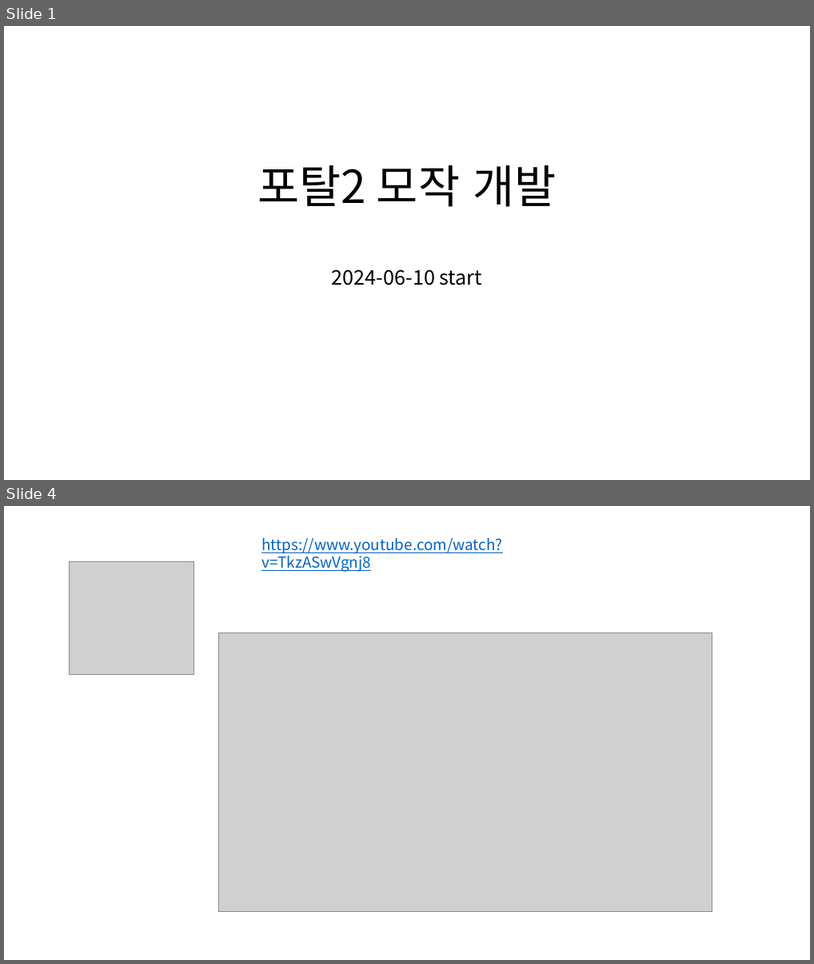
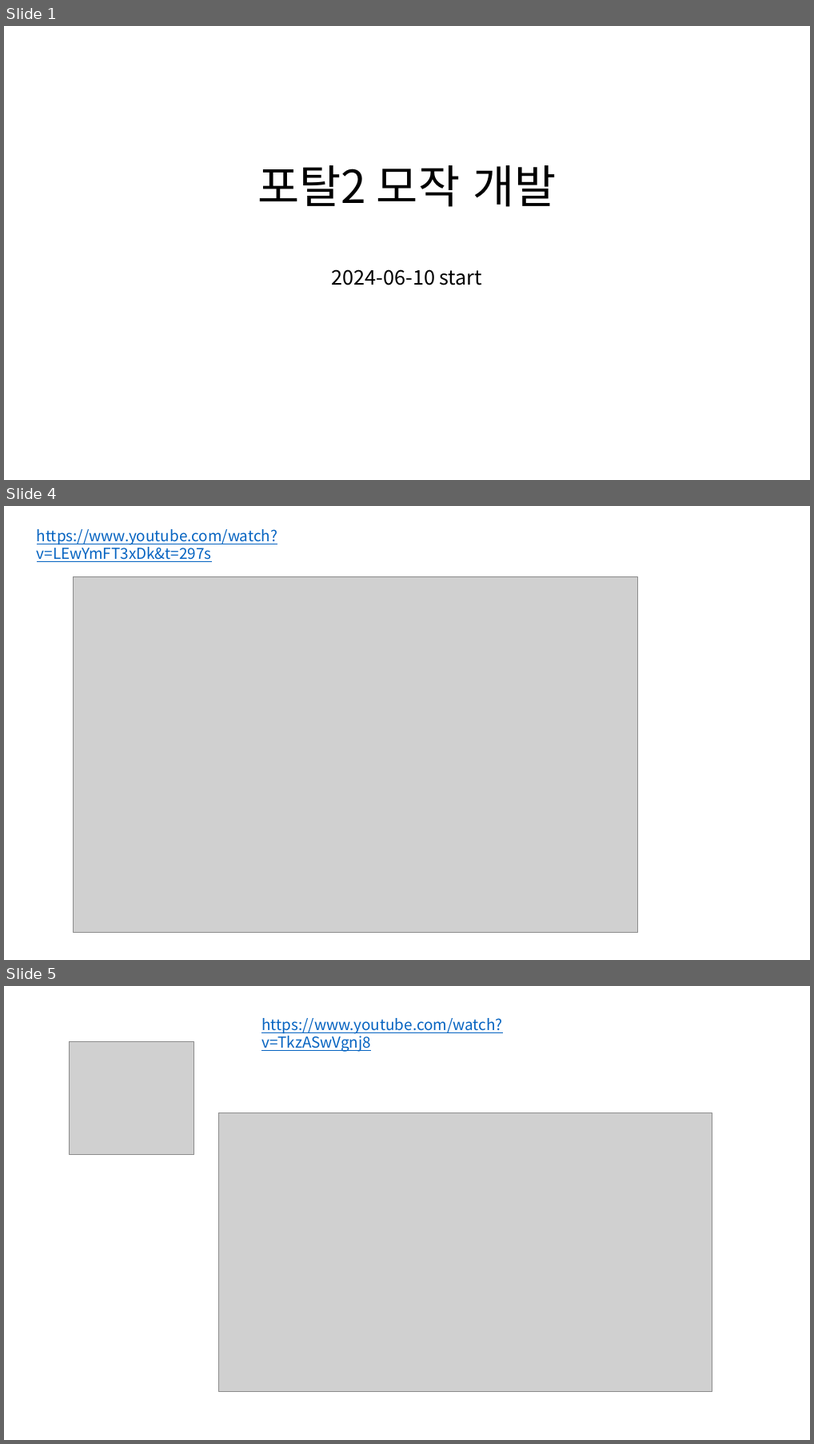
Before and after one commit to tlsrlwo/PROJECT-UST, a slide deck: Assets/PROJECT UST/Anothers/ppt.pptx. Shown one above the other, each under a label of ours: slides 1 and 4 before the commit, slides 1, 4 and 5 after it; the slides between them are not shown. The pictures are 814x964 and 814x1444 pixels, drawn with LibreOffice and Linux fonts; fonts in the diff are those of the drawing; grey boxes stand for pictures. Boxes give left, top, right and bottom in pixels: in the first picture for what was removed or moved away, otherwise in the second. Text is boxed around its words. In the diff, an @@ line names an element or a change of style, - is before the commit and + after.

```diff
--- a/Assets/PROJECT UST/Anothers/ppt.pptx
+++ b/Assets/PROJECT UST/Anothers/ppt.pptx
@@ slide 4 added at [4, 506, 810, 960], background #FFFFFF @@
@@ text added at [37, 529, 278, 562], 18 pt, text #0563C1, underline @@
+https://www.youtube.com/watch?v=LEwYmFT3xDk&t=297s
@@ picture added at [74, 576, 638, 932] @@
@@ what was slide 4 is now slide 5 @@
```
Also in this commit, not shown: 2 slides changed, 1 other slide added.
